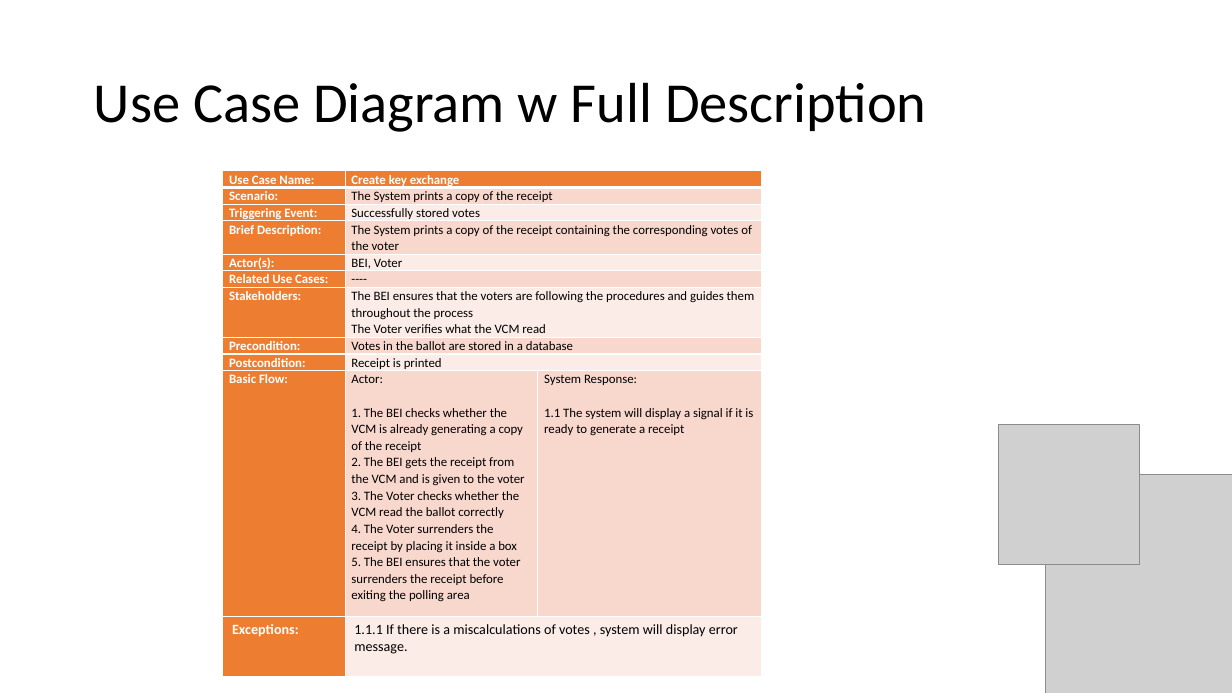
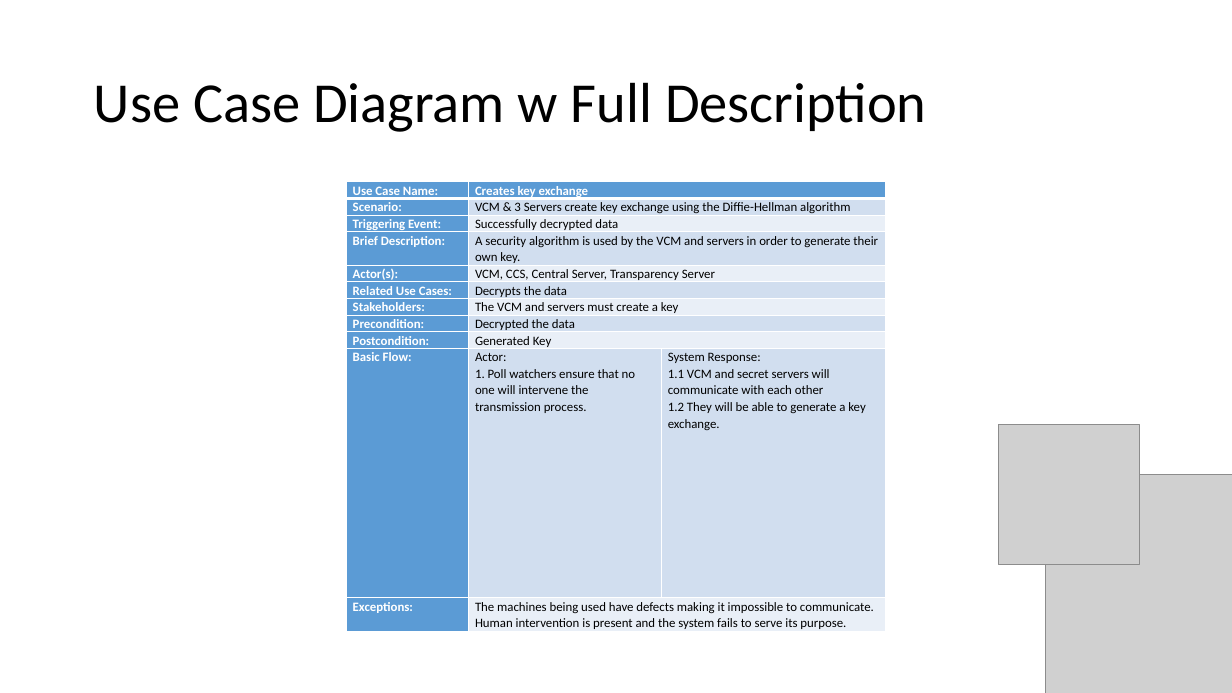
Before and after one commit to seans888/Project---Automate-Election, a slide deck: slide 20 of Documentation/DiagramMaker2.pptx. Drawn at 1232x693 pixels with LibreOffice and Linux fonts; fonts in the diff are those of the drawing; grey boxes stand for pictures. Boxes give left, top, right and bottom in pixels: in the first picture for what was removed or moved away, otherwise in the second. Text is boxed around its words. In the diff, an @@ line names an element or a change of style, - is before the commit and + after.

Commit message:
fINALIZED PPT PAPER DIAGRAMS WIKI

```diff
--- a/Documentation/DiagramMaker2.pptx
+++ b/Documentation/DiagramMaker2.pptx
@@ table removed at box(223, 171, 762, 616), 10 rows, 3 columns @@
-Use Case Name: | Create key exchange | 
-Scenario: | The System prints a copy of the receipt | 
-Triggering Event: | Successfully stored votes | 
-Brief Description: | The System prints a copy of the receipt containing the corresponding votes of the voter | 
-Actor(s): | BEI, Voter | 
-Related Use Cases: | ---- | 
-Stakeholders: | The BEI ensures that the voters are following the procedures and guides them throughout the process / The Voter verifies what the VCM read | 
-Precondition: | Votes in the ballot are stored in a database | 
-Postcondition: | Receipt is printed | 
-Basic Flow: | Actor: / 1. The BEI checks whether the VCM is already generating a copy of the receipt / 2. The BEI gets the receipt from the VCM and is given to the voter / 3. The Voter checks whether the VCM read the ballot correctly / 4. The Voter surrenders the receipt by placing it inside a box / 5. The BEI ensures that the voter surrenders the receipt before exiting the polling area | System Response: / 1.1 The system will display a signal if it is ready to generate a receipt
@@ table added at box(347, 182, 885, 633), 11 rows, 3 columns @@
+Use Case Name: | Creates key exchange | 
+Scenario: | VCM & 3 Servers create key exchange using the Diffie-Hellman algorithm | 
+Triggering Event: | Successfully decrypted data | 
+Brief Description: | A security algorithm is used by the VCM and servers in order to generate their own key. | 
+Actor(s): | VCM, CCS, Central Server, Transparency Server | 
+Related Use Cases: | Decrypts the data | 
+Stakeholders: | The VCM and servers must create a key | 
+Precondition: | Decrypted the data | 
+Postcondition: | Generated Key | 
+Basic Flow: | Actor: / 1. Poll watchers ensure that no one will intervene the transmission process. | System Response: / 1.1 VCM and secret servers will communicate with each other / 1.2 They will be able to generate a key exchange.
+Exceptions: | The machines being used have defects making it impossible to communicate. / Human intervention is present and the system fails to serve its purpose. | 
@@ table removed at box(223, 616, 762, 677), 1 rows, 2 columns @@
-Exceptions: | 1.1.1 If there is a miscalculations of votes , system will display error message.
```
Also in this commit, not shown: 5 other slides changed, 2 other files.
